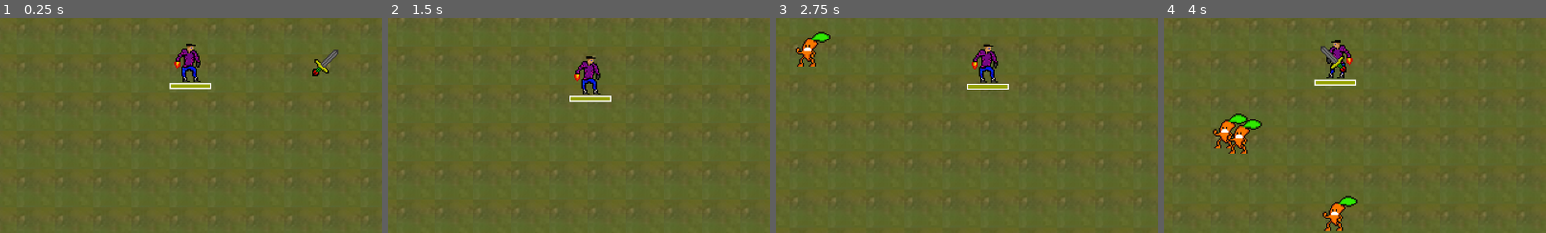
Above: before the commit, frames 1-4 (left to right).
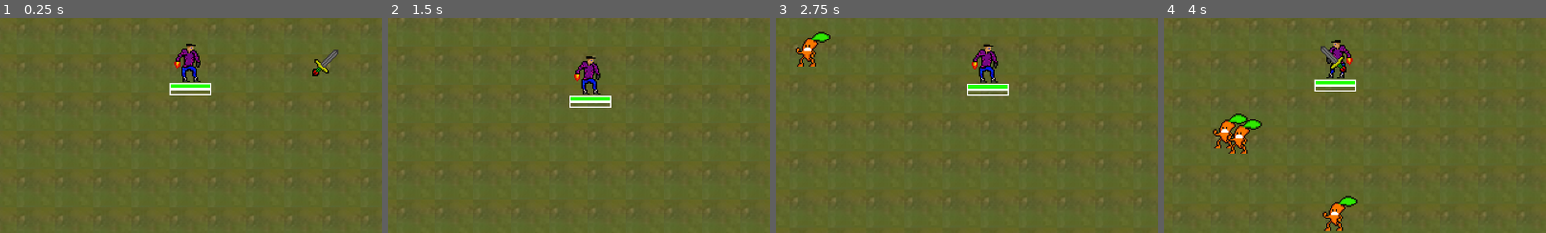
Above: after the commit, the same moments.

Repository: RM35/vigilant-octo-doodle
Game: Godot game, scene res://scenes/world/world.tscn
Two runs of this game, one before a commit and one after it. Both use one fixed random seed, a clock stepped at 60 frames per second and the inputs below.
Inputs:
- Up to frame 1 (0.25 s): no input
- Up to frame 2 (1.5 s): hold D (right) 0.53-1.28 s; hold S (down) from 1.28 s (still down)
- Up to frame 3 (2.75 s): release S (down) at 2.03 s; hold D (right) from 2.03 s (still down)
- Up to frame 4 (4 s): release D (right) at 2.78 s; hold W (up) 2.78-3.53 s; hold A (left) from 3.53 s (still down)
The pictures show only the part of the screen within x 25-75%, y 40-90%; the shares and areas given below are measured in that part.

The runs differ from the first frame. In frame 1, 0.4% of the frame differs, in the area x 44-56%, y 30-36%; in frame 2, 0.4%, in the area x 47-59%, y 36-42%; in frame 3, 0.4%; in frame 4, 0.3%.

Commit message:
feat(player): Add damage taking

Diff:
--- a/scenes/enemy/enemy.tscn
+++ b/scenes/enemy/enemy.tscn
@@ -7,7 +7,7 @@
 [sub_resource type="CircleShape2D" id=1]
 radius = 13.0384
 
-[node name="Enemy" type="KinematicBody2D"]
+[node name="Enemy" type="KinematicBody2D" groups=["enemy"]]
 collision_layer = 3
 script = ExtResource( 2 )
 
--- a/scenes/player/player.gd
+++ b/scenes/player/player.gd
@@ -5,6 +5,7 @@
 
 var motion = Vector2.ZERO
 var health = 100
+var xp = 0
 
 func _physics_process(delta):
 	var axis = get_input_axis()
@@ -36,8 +37,27 @@
 	motion = motion.clamped(MAX_SPEED)
 
 func _process(delta):
-	$Health/CC/PB.value = health
+	$Health/CC/PBHP.value = health
+	$XP/CC/PBXP.value = xp
 
 func handle_collisions():
 	for i in get_slide_count():
 		var collision = get_slide_collision(i)
+		var body = collision.get_collider()
+		if body.is_in_group("enemy"):
+			health -= 1
+
+func level_up():
+	print("levelled up")
+
+func end_level():
+	print(end_level())
+
+func _on_PBXP_changed():
+	if xp >= 100:
+		level_up()
+		xp = 0
+
+func _on_PBHP_changed():
+	if health <= 0:
+		end_level()
--- a/scenes/player/player.tscn
+++ b/scenes/player/player.tscn
@@ -40,7 +40,7 @@
 margin_right = 17.5
 margin_bottom = 2.5
 
-[node name="PB" type="ProgressBar" parent="Health/CC"]
+[node name="PBHP" type="ProgressBar" parent="Health/CC"]
 margin_right = 35.0
 margin_bottom = 5.0
 grow_horizontal = 2
@@ -54,8 +54,8 @@
 [node name="XP" type="Control" parent="."]
 anchor_right = 1.0
 anchor_bottom = 1.0
-margin_top = 20.0
-margin_bottom = 20.0
+margin_top = 25.0
+margin_bottom = 25.0
 
 [node name="CC" type="CenterContainer" parent="XP"]
 anchor_left = 0.5
@@ -67,10 +67,9 @@
 margin_right = 17.5
 margin_bottom = 2.5
 
-[node name="PB" type="ProgressBar" parent="XP/CC"]
-margin_top = 5.0
+[node name="PBXP" type="ProgressBar" parent="XP/CC"]
 margin_right = 35.0
-margin_bottom = 10.0
+margin_bottom = 5.0
 grow_horizontal = 2
 grow_vertical = 2
 rect_min_size = Vector2( 35, 5 )
@@ -82,3 +81,6 @@
 [node name="Weapons" type="Node2D" parent="."]
 
 [node name="Knife" parent="." instance=ExtResource( 4 )]
+
+[connection signal="changed" from="Health/CC/PBHP" to="." method="_on_PBHP_changed"]
+[connection signal="changed" from="XP/CC/PBXP" to="." method="_on_PBXP_changed"]
--- a/scenes/player/xpbar_theme.tres
+++ b/scenes/player/xpbar_theme.tres
@@ -9,7 +9,7 @@
 border_color = Color( 1, 1, 1, 1 )
 
 [sub_resource type="StyleBoxFlat" id=2]
-bg_color = Color( 0.588235, 0.635294, 0, 1 )
+bg_color = Color( 0.627451, 0, 0.619608, 1 )
 border_width_left = 1
 border_width_top = 1
 border_width_right = 1
